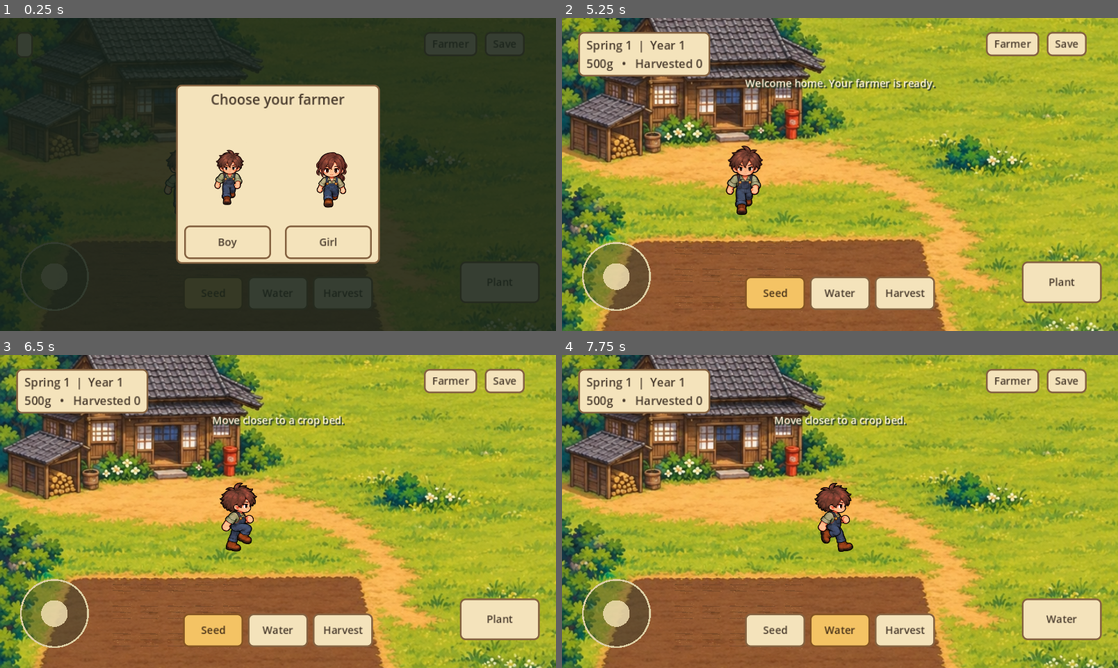
Above: before the commit, frames 1-4 (two rows, left to right).
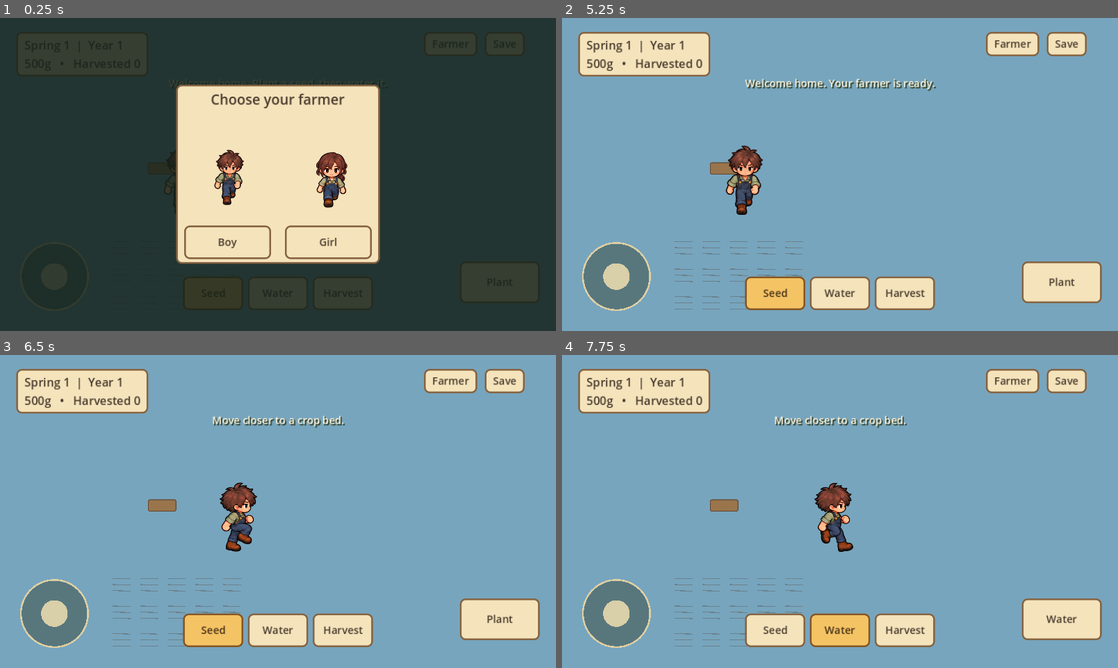
Above: after the commit, the same moments.

Repository: nrtak/farm-game
Game: Godot game, scene res://Main.tscn
Same seed, same stepped clock (60 frames per second), same inputs: the game is played once before the commit and once after it.
Inputs (mouse positions are in pixels of both pictures, inside the frame that each line leads up to):
- Up to frame 1 (0.25 s): no input
- Up to frame 2 (5.25 s): click "Plant" at 0.5 s; click "Seed" at 1.25 s; click "Water" at 2 s; click "Harvest" at 2.75 s; click "Save" at 3.5 s; click "Farmer" at 4.25 s; click "Boy" at 5 s
- Up to frame 3 (6.5 s): tap Enter at 5.75, 6.05 s; move the mouse to (400, 495) at 5.77 s; hold Right (ui_right) from 5.78 s (still down); tap E at 5.85 s; click (400, 495) at 5.92 s; tap Space at 6.02, 6.32 s
- Up to frame 4 (7.75 s): release Right (ui_right) at 6.5 s; drag from (728, 527) to (812, 574) at 6.52 s; tap Space at 7.25 s; move the mouse to (895, 442) at 7.27 s; hold Right (ui_right) from 7.28 s (still down); tap 1 at 7.35 s; tap 2 at 7.55 s

The runs differ from the first frame. In frame 1, 2.8% of the frame differs, in the area x 0-100%, y 0-100%; in frame 2, 88%; in frame 3, 88%; in frame 4, 88%.
Error after the commit: Cannot call method 'get_image' on a null value. (res://Farmhouse.gd:15)

Commit message:
Add farmhouse entrance, furnished room, sleep and saved calendar

Diff:
--- a/Farm.gd
+++ b/Farm.gd
@@ -6,6 +6,17 @@
 const SAVE_FILE := "user://farm_save.json"
 const MAP_SCALE := 1.5625
 const PLAYER_RADIUS := 12.0
+const FarmhouseScene = preload("res://Farmhouse.tscn")
+const InteriorScene = preload("res://FarmhouseInterior.tscn")
+const ROOM_ORIGIN := Vector2(3000, 0)
+const SEASONS := ["Spring", "Summer", "Autumn", "Winter"]
+var outdoor_world: Node2D
+var farmhouse: Node2D
+var interior: Node2D
+var inside_house := false
+var day := 1
+var sleep_prompt: Control
+var confirming_sleep := false
 # Coordinates follow the visible silhouettes on the 1536 x 1024 map.
 const SOLID_OUTLINES := [
 	[Vector2(5, 550), Vector2(50, 475), Vector2(130, 390), Vector2(325, 390), Vector2(415, 485), Vector2(380, 600), Vector2(120, 630), Vector2(5, 615)],
@@ -57,17 +68,28 @@
 
 func _ready() -> void:
 	RenderingServer.set_default_clear_color(Color("77a5be"))
+	outdoor_world = Node2D.new()
+	outdoor_world.name = "OutdoorWorld"
+	add_child(outdoor_world)
+	$Environment.reparent(outdoor_world)
+	farmhouse = FarmhouseScene.instantiate()
+	outdoor_world.add_child(farmhouse)
+	interior = InteriorScene.instantiate()
+	interior.position = ROOM_ORIGIN
+	interior.visible = false
+	add_child(interior)
 	for row in range(3):
 		for col in range(5):
 			plots.append({"position": Vector2(300 + col * 68, 1200 + row * 68), "stage": 0, "growth": 0.0})
 	for rect in [Rect2(-24, -24, 2448, 24), Rect2(-24, 1600, 2448, 24), Rect2(-24, 0, 24, 1600), Rect2(2400, 0, 24, 1600)]:
 		obstacle(rect)
-	for outline in SOLID_OUTLINES:
+	# The separate farmhouse scene owns its facade collision.
+	for outline in SOLID_OUTLINES.slice(1):
 		var body := StaticBody2D.new()
 		var collision := CollisionPolygon2D.new()
 		collision.polygon = world_outline(outline)
 		body.add_child(collision)
-		add_child(body)
+		outdoor_world.add_child(body)
 	player = CharacterBody2D.new()
 	player.position = Vector2(450, 1120)
 	player.z_index = 5
@@ -99,6 +121,7 @@
 	load_game()
 	get_viewport().size_changed.connect(layout_ui)
 	layout_ui()
+	refresh_hud()
 	if not FileAccess.file_exists(SAVE_FILE): show_character_picker()
 	queue_redraw()
 
@@ -110,7 +133,7 @@
 	shape.size = rect.size
 	collision.shape = shape
 	body.add_child(collision)
-	add_child(body)
+	outdoor_world.add_child(body)
 
 func world_outline(outline: Array) -> PackedVector2Array:
 	var points := PackedVector2Array()
@@ -230,6 +253,7 @@
 	for i in range(tool_buttons.size()):
 		tool_buttons[i].modulate = Color("ffdb89") if i == index else Color.WHITE
 	action_button.text = ["Plant", "Water", "Harvest"][index]
+	if is_instance_valid(player): refresh_hud()
 
 func _unhandled_key_input(event: InputEvent) -> void:
 	if event is InputEventKey and event.pressed and not event.echo:
@@ -239,7 +263,7 @@
 		if event.physical_keycode in [KEY_SPACE, KEY_E, KEY_ENTER]: interact()
 
 func _physics_process(delta: float) -> void:
-	if choosing_character: return
+	if choosing_character or confirming_sleep: return
 	var direction := Input.get_vector("ui_left", "ui_right", "ui_up", "ui_down")
 	if Input.is_physical_key_pressed(KEY_A): direction.x -= 1
 	if Input.is_physical_key_pressed(KEY_D): direction.x += 1
@@ -255,7 +279,7 @@
 	var distance := 78.0
 	for i in range(plots.size()):
 		var candidate: float = player.position.distance_to(plots[i].position)
-		if candidate < distance:
+		if not inside_house and candidate < distance:
 			distance = candidate
 			nearest = i
 		if plots[i].stage == 2:
@@ -267,9 +291,117 @@
 	if save_time >= 10:
 		save_game(false)
 		save_time = 0
-	date_label.text = "Spring 1  |  Year 1\n%dg   •   Harvested %d" % [coins, harvests]
-	message_label.text = toast if toast_time > 0 else crop_hint()
+	refresh_hud()
 	queue_redraw()
+
+func interaction_action() -> String:
+	if inside_house:
+		var local_position := player.position - ROOM_ORIGIN
+		if local_position.distance_to(interior.BED_APPROACH) < 100.0: return "sleep"
+		if local_position.distance_to(interior.EXIT) < 90.0: return "leave"
+	elif player.position.distance_to(farmhouse.DOOR_POSITION) < 90.0:
+		return "enter"
+	return ""
+
+func calendar_text() -> String:
+	var season_index := int((day - 1) / 28) % 4
+	return "%s %d  |  Year %d" % [SEASONS[season_index], (day - 1) % 28 + 1, int((day - 1) / 112) + 1]
+
+func refresh_hud() -> void:
+	date_label.text = "%s\n%dg   •   Harvested %d" % [calendar_text(), coins, harvests]
+	tool_bar.visible = not inside_house
+	var action := interaction_action()
+	action_button.disabled = false
+	match action:
+		"enter": action_button.text = "Enter"
+		"leave": action_button.text = "Leave"
+		"sleep": action_button.text = "Sleep"
+		_:
+			action_button.text = "Explore" if inside_house else ["Plant", "Water", "Harvest"][selected_tool]
+			action_button.disabled = inside_house
+	var hint := crop_hint()
+	match action:
+		"enter": hint = "Welcome home. Enter the farmhouse."
+		"leave": hint = "Leave the house to return to your farm."
+		"sleep": hint = "Rest in bed to start the next day."
+		_:
+			if inside_house: hint = "Walk beside the bed to sleep, or the front doorway to leave."
+	message_label.text = toast if toast_time > 0 else hint
+
+func set_location(indoors: bool, destination: Vector2) -> void:
+	inside_house = indoors
+	RenderingServer.set_default_clear_color(Color("293e37") if indoors else Color("78b9df"))
+	outdoor_world.visible = not indoors
+	interior.visible = indoors
+	player.collision_mask = 2 if indoors else 1
+	player.position = destination
+	player.velocity = Vector2.ZERO
+	joystick.direction = Vector2.ZERO
+	nearest = -1
+	update_walk(0.0, false, Vector2.DOWN)
+	camera.limit_left = int(ROOM_ORIGIN.x) if indoors else 0
+	camera.limit_top = 0
+	camera.limit_right = int(ROOM_ORIGIN.x + interior.SIZE.x) if indoors else int(WORLD.x)
+	camera.limit_bottom = int(interior.SIZE.y) if indoors else int(WORLD.y)
+	camera.offset = Vector2(0, -60) if indoors else Vector2(0, -100)
+	camera.reset_smoothing()
+	refresh_hud()
+	queue_redraw()
+
+func enter_house() -> void:
+	if inside_house: return
+	set_location(true, ROOM_ORIGIN + interior.ENTRY)
+	say("Home sweet home. The bed is in the right corner.")
+	save_game(false)
+
+func leave_house() -> void:
+	if not inside_house: return
+	set_location(false, farmhouse.DOOR_POSITION + Vector2(0, 35))
+	say("Back on the farm.")
+	save_game(false)
+
+func offer_sleep() -> void:
+	if not inside_house or confirming_sleep: return
+	confirming_sleep = true
+	player.velocity = Vector2.ZERO
+	joystick.direction = Vector2.ZERO
+	sleep_prompt = ColorRect.new()
+	sleep_prompt.color = Color(0.08, 0.13, 0.10, 0.85)
+	hud.add_child(sleep_prompt)
+	sleep_prompt.set_anchors_and_offsets_preset(Control.PRESET_FULL_RECT)
+	var center := CenterContainer.new()
+	sleep_prompt.add_child(center)
+	center.set_anchors_and_offsets_preset(Control.PRESET_FULL_RECT)
+	var panel := PanelContainer.new()
+	panel.add_theme_stylebox_override("panel", parchment())
+	center.add_child(panel)
+	var column := VBoxContainer.new()
+	column.add_theme_constant_override("separation", 16)
+	panel.add_child(column)
+	var title := Label.new()
+	title.text = "Sleep until tomorrow?"
+	title.add_theme_color_override("font_color", Color("493b2d"))
+	title.add_theme_font_size_override("font_size", 24)
+	column.add_child(title)
+	column.add_child(make_button("Sleep until morning", sleep_until_morning))
+	column.add_child(make_button("Stay awake", cancel_sleep))
+
+func cancel_sleep() -> void:
+	confirming_sleep = false
+	if is_instance_valid(sleep_prompt): sleep_prompt.queue_free()
+
+func sleep_until_morning() -> void:
+	if not inside_house or not confirming_sleep: return
+	cancel_sleep()
+	day += 1
+	for plot in plots:
+		if plot.stage == 2:
+			plot.growth = GROW_SECONDS
+			plot.stage = 3
+	set_location(true, ROOM_ORIGIN + interior.BED_APPROACH)
+	say("Good morning! Watered crops are ready. %s." % calendar_text())
+	save_time = 0.0
+	save_game(false)
 
 func crop_hint() -> String:
 	if nearest < 0 or nearest >= plots.size():
@@ -292,7 +424,18 @@
 	toast_time = 4.0
 
 func interact() -> void:
-	if choosing_character: return
+	if choosing_character or confirming_sleep: return
+	match interaction_action():
+		"enter":
+			enter_house()
+			return
+		"leave":
+			leave_house()
+			return
+		"sleep":
+			offer_sleep()
+			return
+	if inside_house: return
 	if nearest < 0:
 		say("Move closer to a crop bed.")
 		return
@@ -329,7 +472,7 @@
 		crop_data.append({"stage": plot.stage, "growth": plot.growth})
 	var file := FileAccess.open(SAVE_FILE, FileAccess.WRITE)
 	if file:
-		file.store_string(JSON.stringify({"version": 2, "character": character_choice, "coins": coins, "harvests": harvests, "x": player.position.x, "y": player.position.y, "plots": crop_data}))
+		file.store_string(JSON.stringify({"version": 3, "day": day, "location": "house" if inside_house else "farm", "character": character_choice, "coins": coins, "harvests": harvests, "x": player.position.x, "y": player.position.y, "plots": crop_data}))
 		if show_message: say("Farm saved.")
 	elif show_message: say("Could not save. Check storage permissions.")
 
@@ -340,17 +483,21 @@
 	coins = maxi(0, int(parsed.get("coins", 500)))
 	set_character(str(parsed.get("character", "boy")))
 	harvests = maxi(0, int(parsed.get("harvests", 0)))
-	player.position = Vector2(450, 1120)
+	day = maxi(1, int(parsed.get("day", 1)))
+	var destination := Vector2(450, 1120)
+	var indoors := str(parsed.get("location", "farm")) == "house"
+	if indoors: destination = ROOM_ORIGIN + interior.ENTRY
 	if int(parsed.get("version", 1)) >= 2:
 		var saved_position := Vector2(float(parsed.get("x", 450)), float(parsed.get("y", 1120)))
-		if is_walkable(saved_position):
-			player.position = saved_position
+		if (indoors and interior.is_walkable(saved_position - ROOM_ORIGIN)) or (not indoors and is_walkable(saved_position)):
+			destination = saved_position
 	var crops = parsed.get("plots", [])
 	if crops is Array:
 		for i in range(mini(crops.size(), plots.size())):
 			if crops[i] is Dictionary:
 				plots[i].stage = clampi(int(crops[i].get("stage", 0)), 0, 3)
 				plots[i].growth = clampf(float(crops[i].get("growth", 0)), 0, GROW_SECONDS)
+	set_location(indoors, destination)
 	say("Welcome back. Your farm has been restored.")
 
 func update_walk(delta: float, moving: bool, direction: Vector2 = Vector2.ZERO, travel: float = -1.0) -> void:
@@ -440,7 +587,7 @@
 	say("Welcome home. Your farmer is ready.")
 
 func show_character_picker() -> void:
-	if choosing_character: return
+	if choosing_character or confirming_sleep: return
 	choosing_character = true
 	player.velocity = Vector2.ZERO
 	joystick.direction = Vector2.ZERO
@@ -488,6 +635,7 @@
 		save_game(false)
 
 func _draw() -> void:
+	if inside_house: return
 	# Dynamic beds and crops sit over the static environment, never baked into it.
 	for i in range(plots.size()):
 		var plot: Dictionary = plots[i]
@@ -518,7 +666,7 @@
 	draw_line(pos, pos + Vector2(0, -15 * spread), Color("36542b"), 3)
 	for side in [-1, 1]:
 		var tip := pos + Vector2(side * 12, -15) * spread
-		draw_colored_polygon(PackedVector2Array([pos, tip + Vector2(-3, -5), tip + Vector2(3, -6), tip + Vector2(5, 0), pos + Vector2(0, -7)]), Color("b7c269") if stage == 3 else Color("5d933d"))
+		draw_colored_polygon(PackedVector2Array([pos, tip + Vector2(-side * 4, -3), tip + Vector2(side * 4, 3)]), Color("b7c269") if stage == 3 else Color("5d933d"))
 		draw_line(pos + Vector2(0, -3), tip, Color("98b54c"), 2)
 	if stage == 3:
 		draw_circle(pos + Vector2(0, -5), 8, Color("f3d8a1"))
--- /dev/null
+++ b/Farmhouse.gd
@@ -0,0 +1,33 @@
+extends Node2D
+
+const DOOR_POSITION := Vector2(400, 1005)
+const OUTLINE := [Vector2(5, 550), Vector2(50, 475), Vector2(130, 390), Vector2(325, 390), Vector2(415, 485), Vector2(380, 600), Vector2(120, 630), Vector2(5, 615)]
+
+func _ready() -> void:
+	var body := StaticBody2D.new()
+	var collision := CollisionPolygon2D.new()
+	var points := PackedVector2Array()
+	for point in OUTLINE: points.append(point * 1.5625)
+	collision.polygon = points
+	body.add_child(collision)
+	add_child(body)
+	var sprite := $Artwork as Sprite2D
+	var image := sprite.texture.get_image()
+	var bounds := image.get_used_rect()
+	sprite.region_enabled = true
+	sprite.region_rect = bounds
+	sprite.centered = false
+	sprite.position = Vector2(5, 390) * 1.5625
+	sprite.scale = Vector2(410, 240) * 1.5625 / Vector2(bounds.size)
+
+func _draw() -> void:
+	# A small doormat marks the reachable entrance outside the solid facade.
+	draw_style_box(doormat(), Rect2(DOOR_POSITION - Vector2(35, 15), Vector2(70, 30)))
+
+func doormat() -> StyleBoxFlat:
+	var mat := StyleBoxFlat.new()
+	mat.bg_color = Color("9a754c")
+	mat.border_color = Color("62452e")
+	mat.set_border_width_all(2)
+	mat.set_corner_radius_all(4)
+	return mat
--- /dev/null
+++ b/Farmhouse.tscn
@@ -0,0 +1,8 @@
+[gd_scene load_steps=3 format=3]
+[ext_resource type="Script" path="res://Farmhouse.gd" id="1"]
+[ext_resource type="Texture2D" path="res://assets/farmhouse-v3.png" id="2"]
+[node name="Farmhouse" type="Node2D"]
+script = ExtResource("1")
+[node name="Artwork" type="Sprite2D" parent="."]
+texture = ExtResource("2")
+z_index = -1
--- /dev/null
+++ b/FarmhouseInterior.gd
@@ -0,0 +1,85 @@
+extends Node2D
+
+const SIZE := Vector2(1000, 800)
+const FLOOR := Rect2(90, 190, 820, 530)
+const ENTRY := Vector2(500, 665)
+const EXIT := Vector2(500, 700)
+const BED_APPROACH := Vector2(670, 475)
+const BED := Rect2(730, 230, 150, 230)
+const TABLE := Rect2(290, 340, 190, 125)
+const SOLIDS := [BED, TABLE, Rect2(110, 200, 140, 85), Rect2(500, 200, 140, 65)]
+
+func _ready() -> void:
+	for rect in [Rect2(70, 170, 860, 20), Rect2(70, 720, 860, 20), Rect2(70, 190, 20, 530), Rect2(910, 190, 20, 530)]:
+		obstacle(rect)
+	for rect in SOLIDS: obstacle(rect)
+
+func obstacle(rect: Rect2) -> void:
+	var body := StaticBody2D.new()
+	body.collision_layer = 2
+	body.collision_mask = 0
+	body.position = rect.get_center()
+	var collider := CollisionShape2D.new()
+	var shape := RectangleShape2D.new()
+	shape.size = rect.size
+	collider.shape = shape
+	body.add_child(collider)
+	add_child(body)
+
+func is_walkable(point: Vector2, radius: float = 12.0) -> bool:
+	if not FLOOR.grow(-radius).has_point(point): return false
+	for rect in SOLIDS:
+		if rect.grow(radius).has_point(point): return false
+	return true
+
+func _draw() -> void:
+	draw_rect(Rect2(Vector2.ZERO, SIZE), Color("293e37"))
+	draw_rect(Rect2(70, 90, 860, 650), Color("684a33"))
+	draw_rect(Rect2(90, 110, 820, 80), Color("d9be8b"))
+	draw_rect(FLOOR, Color("bc9563"))
+	for x in range(90, 910, 82):
+		draw_line(Vector2(x, 190), Vector2(x, 720), Color("9a754e"), 2)
+	for y in range(190, 720, 35):
+		draw_line(Vector2(90, y), Vector2(910, y), Color(0.4, 0.26, 0.15, 0.14), 1)
+	for rect in [Rect2(150, 120, 130, 55), Rect2(520, 120, 130, 55)]:
+		draw_rect(rect, Color("b3d4c6"))
+		draw_rect(rect, Color("785a3b"), false, 5)
+		for x in range(int(rect.position.x + 26), int(rect.end.x), 26):
+			draw_line(Vector2(x, rect.position.y), Vector2(x, rect.end.y), Color("785a3b"), 3)
+		draw_line(Vector2(rect.position.x, rect.get_center().y), Vector2(rect.end.x, rect.get_center().y), Color("785a3b"), 3)
+	# Tatami sitting area, low table, tea tray and cushions.
+	var tatami := Rect2(235, 300, 300, 245)
+	draw_rect(tatami, Color("c8c78b"))
+	draw_rect(tatami, Color("647f55"), false, 8)
+	for y in range(310, 540, 6): draw_line(Vector2(243, y), Vector2(527, y), Color(0.34, 0.38, 0.24, 0.18), 1)
+	draw_rect(TABLE, Color("593c2c"))
+	draw_rect(TABLE.grow(-8), Color("9d7049"))
+	draw_circle(Vector2(390, 390), 27, Color("624e38"))
+	draw_circle(Vector2(382, 385), 13, Color("ded4ae"))
+	draw_circle(Vector2(412, 403), 7, Color("ded4ae"))
+	for point in [Vector2(320, 510), Vector2(470, 510)]:
+		draw_style_box(panel(Color("749081")), Rect2(point - Vector2(25, 20), Vector2(50, 40)))
+	# Bed remains a separate, solid prop with an accessible bedside.
+	draw_rect(BED.grow(6), Color("634632"))
+	draw_rect(BED, Color("e7d9b5"))
+	draw_style_box(panel(Color("fff0cb")), Rect2(747, 243, 116, 45))
+	draw_style_box(panel(Color("7d9b83")), Rect2(736, 305, 138, 145))
+	draw_line(Vector2(744, 327), Vector2(866, 327), Color("d8d5ad"), 6)
+	for rect in [Rect2(110, 200, 140, 85), Rect2(500, 200, 140, 65)]:
+		draw_rect(rect, Color("78563b"))
+		draw_rect(rect.grow(-8), Color("a58054"))
+		draw_line(Vector2(rect.get_center().x, rect.position.y + 10), Vector2(rect.get_center().x, rect.end.y - 10), Color("78563b"), 3)
+	var pot := Vector2(860, 155)
+	draw_rect(Rect2(pot - Vector2(15, 0), Vector2(30, 25)), Color("b77953"))
+	for offset in [Vector2(-15, -12), Vector2(8, -20), Vector2(20, -5)]:
+		draw_line(pot, pot + offset, Color("486941"), 3)
+		draw_circle(pot + offset, 12, Color("6f9151"))
+	# Front entry threshold and doormat.
+	draw_rect(Rect2(435, 680, 130, 40), Color("70523a"))
+	draw_rect(Rect2(449, 691, 102, 21), Color("d2b880"))
+
+func panel(color: Color) -> StyleBoxFlat:
+	var style := StyleBoxFlat.new()
+	style.bg_color = color
+	style.set_corner_radius_all(6)
+	return style
--- /dev/null
+++ b/FarmhouseInterior.tscn
@@ -0,0 +1,4 @@
+[gd_scene load_steps=2 format=3]
+[ext_resource type="Script" path="res://FarmhouseInterior.gd" id="1"]
+[node name="FarmhouseInterior" type="Node2D"]
+script = ExtResource("1")
--- a/Main.tscn
+++ b/Main.tscn
@@ -1,6 +1,6 @@
 [gd_scene load_steps=3 format=3]
 [ext_resource type="Script" path="res://Farm.gd" id="1"]
-[ext_resource type="Texture2D" path="res://assets/farm-environment-v5-flat.png" id="2"]
+[ext_resource type="Texture2D" path="res://assets/farm-environment-v6-land.png" id="2"]
 [node name="CoastalFarm" type="Node2D"]
 script = ExtResource("1")
 
Not shown, changed: README.md
